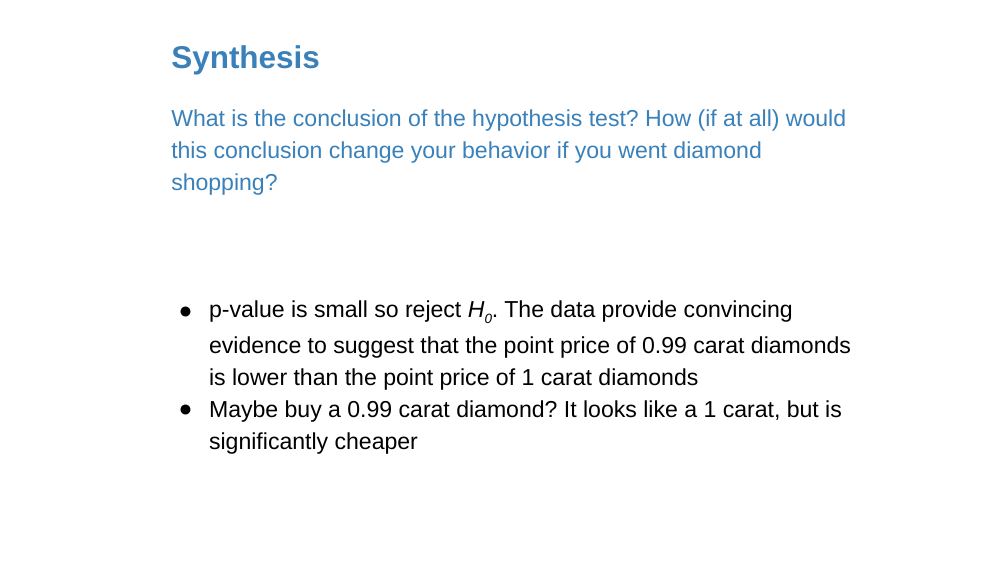
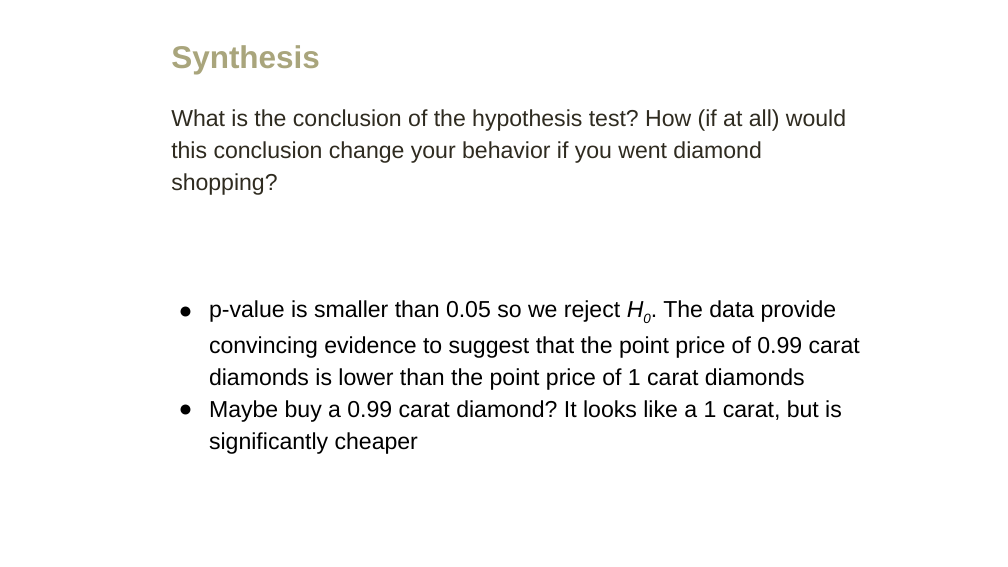
Before and after one commit to amosca01/MATH108-F23, a slide deck: slide 28 of slides/12-difference-two-means.pptx (slide 22 before the commit). Drawn at 1008x567 pixels with LibreOffice and Linux fonts; fonts in the diff are those of the drawing. Boxes give left, top, right and bottom in pixels: in the first picture for what was removed or moved away, otherwise in the second. Text is boxed around its words. In the diff, an @@ line names an element or a change of style, - is before the commit and + after.

```diff
--- a/slides/12-difference-two-means.pptx
+++ b/slides/12-difference-two-means.pptx
@@ text "Synthesis" at box(171, 45, 320, 74): text colour #3A81BA to #A9A57C @@
@@ text at box(171, 109, 846, 195): text colour #3A81BA to #2F2B20 in "What is the conclusion of the hypothesis ..." @@
@@ text at box(209, 300, 860, 390): text changed @@
-● p-value is small so reject H0. The data provide convincing evidence to suggest that the point price of 0.99 carat diamonds is lower than the point price of 1 carat diamonds
+● p-value is smaller than 0.05 so we reject H0. The data provide convincing evidence to suggest that the point price of 0.99 carat diamonds is lower than the point price of 1 carat diamonds
```
Also in this commit, not shown: 25 other slides changed, 16 slides added, 14 slides removed, 5 other files.
